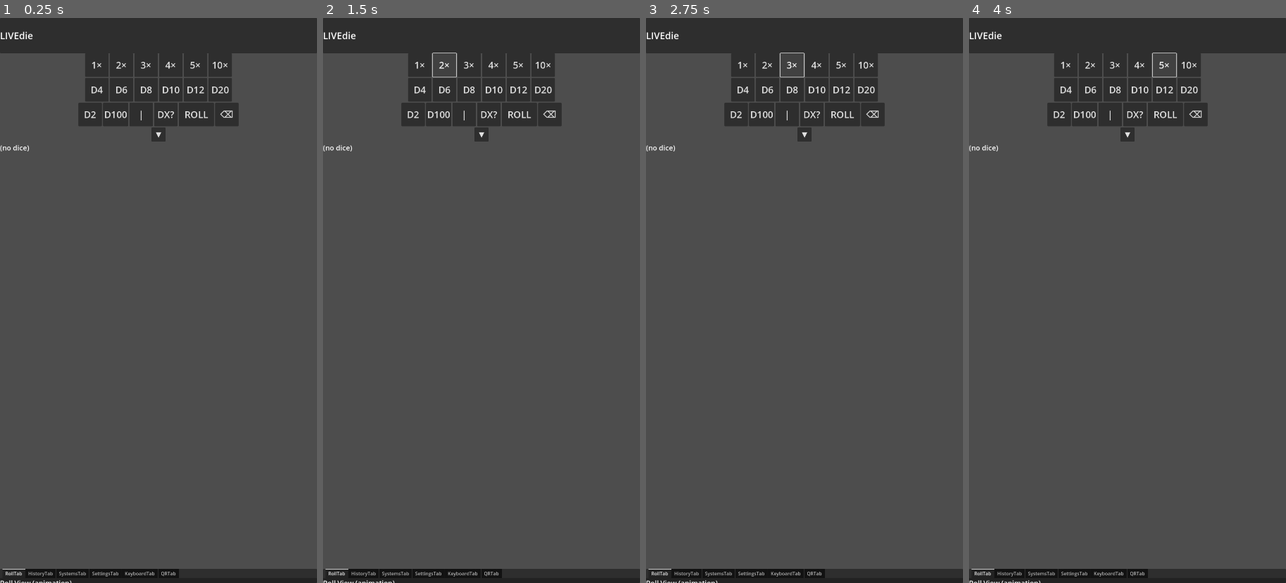
Above: before the commit, frames 1-4 (left to right).
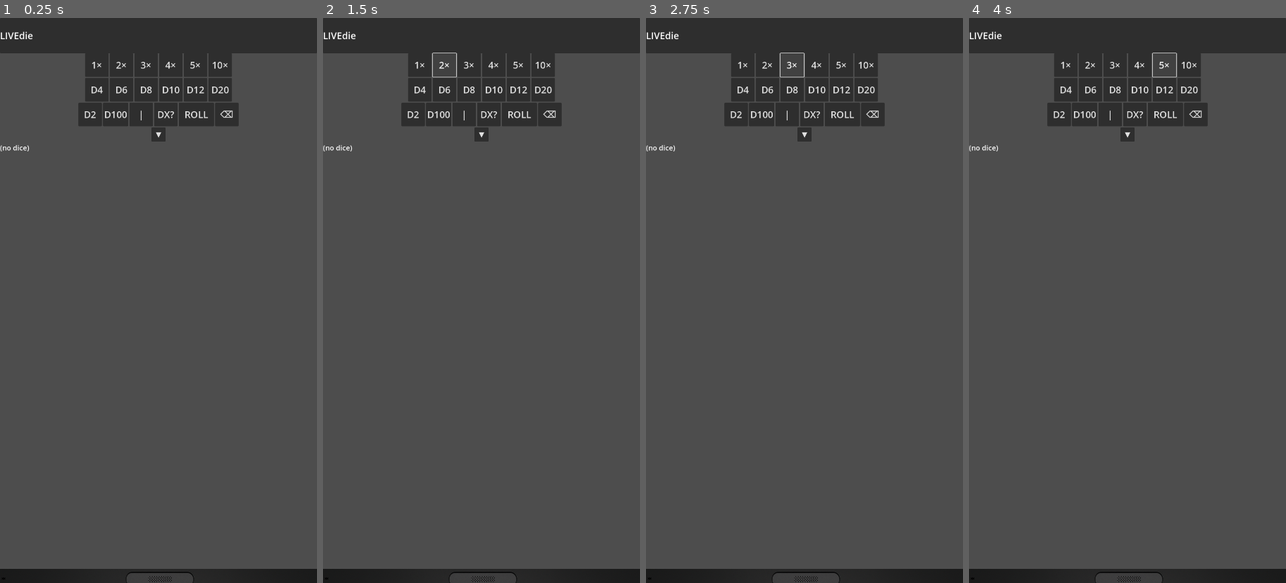
Above: after the commit, the same moments.

Repository: FromAriel/Experiments
Game: Godot game, scene res://scenes/MainUI.tscn
Same seed, same stepped clock (60 frames per second), same inputs: the game is played once before the commit and once after it.
Inputs:
- Up to frame 1 (0.25 s): no input
- Up to frame 2 (1.5 s): click "1×" at 0.5 s; click "2×" at 1.25 s
- Up to frame 3 (2.75 s): click "3×" at 2 s
- Up to frame 4 (4 s): click "4×" at 2.75 s; click "5×" at 3.5 s

The runs differ from the first frame. In frame 1, 0.5% of the frame differs, in the area x 0-100%, y 97-100%; in frame 2, 0.5%; in frame 3, 0.5%; in frame 4, 0.5%.

Commit message:
reworked  drawer layout
reworked  drawer layout

Diff:
--- a/LIVEdie/GOGOT/project.godot
+++ b/LIVEdie/GOGOT/project.godot
@@ -28,8 +28,7 @@
 
 window/size/viewport_width=1080
 window/size/viewport_height=1920
-window/size/window_width_override=1080
-window/size/window_height_override=1920
+window/size/mode=2
 window/stretch/mode="viewport"
 window/handheld/orientation=1
 
--- a/LIVEdie/GOGOT/scenes/KeyboardTab.tscn
+++ b/LIVEdie/GOGOT/scenes/KeyboardTab.tscn
@@ -18,6 +18,9 @@
 
 [node name="PageB" type="GridContainer" parent="."]
 layout_mode = 0
+offset_top = 30.13
+offset_right = 135.0
+offset_bottom = 53.13
 
 [node name="LabelB" type="Label" parent="PageB"]
 layout_mode = 2
--- a/LIVEdie/GOGOT/scenes/MainUI.tscn
+++ b/LIVEdie/GOGOT/scenes/MainUI.tscn
@@ -1,14 +1,15 @@
-[gd_scene load_steps=9 format=3 uid="uid://mainui"]
+[gd_scene load_steps=11 format=3 uid="uid://mainui"]
 
 [ext_resource type="PackedScene" uid="uid://rolltab" path="res://scenes/RollTab.tscn" id="1"]
 [ext_resource type="PackedScene" uid="uid://historytab" path="res://scenes/HistoryTab.tscn" id="2"]
 [ext_resource type="PackedScene" uid="uid://systemstab" path="res://scenes/SystemsTab.tscn" id="3"]
+[ext_resource type="Texture2D" uid="uid://brjasiytlfcd5" path="res://assets/images/20250712_1943_Textured Drag Handle_remix_01k00tj84rff8scebswqsdzvka.png" id="3_51wrm"]
 [ext_resource type="PackedScene" uid="uid://settingstab" path="res://scenes/SettingsTab.tscn" id="4"]
 [ext_resource type="PackedScene" uid="uid://keyboardtab" path="res://scenes/KeyboardTab.tscn" id="5"]
 [ext_resource type="PackedScene" uid="uid://qrtab" path="res://scenes/QRTab.tscn" id="6"]
 [ext_resource type="Script" uid="uid://bqmovjblayg38" path="res://scripts/DicePad.gd" id="7"]
 [ext_resource type="Script" uid="uid://bo5xejq322083" path="res://scripts/UIScalable.gd" id="8"]
-[ext_resource type="Texture2D" path="res://ui/chevron_updown.svg" id="9"]
+[ext_resource type="Texture2D" uid="uid://bommvo34bps3b" path="res://ui/chevron_updown.svg" id="9"]
 
 [node name="MainUI" type="Control"]
 custom_minimum_size = Vector2(1080, 1920)
@@ -230,58 +231,70 @@
 script = ExtResource("8")
 SC_base_size_IN = Vector2(0, 40)
 
-
-[node name="LowerPane" type="PanelContainer" parent="."]
+[node name="LowerPane" type="BoxContainer" parent="."]
 layout_mode = 0
 anchor_top = 1.0
 anchor_right = 1.0
 anchor_bottom = 1.0
-offset_top = -48.0
-
-[node name="DragHandle" type="Control" parent="LowerPane"]
-anchor_left = 0.0
-anchor_top = 0.0
-anchor_right = 1.0
-anchor_bottom = 0.0
-custom_minimum_size = Vector2(0, 48)
-mouse_filter = 1
-modulate = Color(0.8, 0.8, 0.8, 0.5)
+offset_top = -1920.0
+offset_right = 8.0
+offset_bottom = -861.0
+vertical = true
+
+[node name="DragHandle" type="TextureRect" parent="LowerPane"]
+custom_minimum_size = Vector2(1080, 1080)
+layout_mode = 2
+texture = ExtResource("3_51wrm")
+expand_mode = 1
+stretch_mode = 4
+flip_v = true
 
 [node name="Icon" type="TextureRect" parent="LowerPane/DragHandle"]
+custom_minimum_size = Vector2(24, 24)
+layout_mode = 1
+anchors_preset = 4
+anchor_top = 0.5
+anchor_bottom = 0.5
+offset_top = -519.33
+offset_right = 24.0
+offset_bottom = -495.33
+grow_vertical = 2
 texture = ExtResource("9")
-expand = true
-stretch_mode = 6
-
-[node name="TabHost" type="TabContainer" parent="LowerPane"]
-layout_mode = 2
-current_tab = 0
-offset_top = 48.0
-
-[node name="RollTab" parent="LowerPane/TabHost" instance=ExtResource("1")]
+
+[node name="TabHost" type="TabContainer" parent="LowerPane/DragHandle"]
+layout_mode = 0
+offset_top = 70.515
+offset_right = 1088.0
+offset_bottom = 1070.52
+tab_alignment = 1
+current_tab = 1
+clip_tabs = false
+
+[node name="RollTab             _" parent="LowerPane/DragHandle/TabHost" instance=ExtResource("1")]
+visible = false
 layout_mode = 2
 metadata/_tab_index = 0
 
-[node name="HistoryTab" parent="LowerPane/TabHost" instance=ExtResource("2")]
-visible = false
+[node name="HistoryTab          _" parent="LowerPane/DragHandle/TabHost" instance=ExtResource("2")]
 layout_mode = 2
 metadata/_tab_index = 1
 
-[node name="SystemsTab" parent="LowerPane/TabHost" instance=ExtResource("3")]
+[node name="SystemsTab          _" parent="LowerPane/DragHandle/TabHost" instance=ExtResource("3")]
 visible = false
 layout_mode = 2
 metadata/_tab_index = 2
 
-[node name="SettingsTab" parent="LowerPane/TabHost" instance=ExtResource("4")]
+[node name="SettingsTab          _" parent="LowerPane/DragHandle/TabHost" instance=ExtResource("4")]
 visible = false
 layout_mode = 2
 metadata/_tab_index = 3
 
-[node name="KeyboardTab" parent="LowerPane/TabHost" instance=ExtResource("5")]
+[node name="KeyboardTab         _" parent="LowerPane/DragHandle/TabHost" instance=ExtResource("5")]
 visible = false
 layout_mode = 2
 metadata/_tab_index = 4
 
-[node name="QRTab" parent="LowerPane/TabHost" instance=ExtResource("6")]
+[node name="QRTab               _" parent="LowerPane/DragHandle/TabHost" instance=ExtResource("6")]
 visible = false
 layout_mode = 2
 metadata/_tab_index = 5
--- a/LIVEdie/GOGOT/scripts/DrawerController.gd
+++ b/LIVEdie/GOGOT/scripts/DrawerController.gd
@@ -12,8 +12,8 @@
 ###############################################################
 extends Node
 
-@export var DC_drag_speed_IN: float = 300.0
-@export var DC_half_height_IN: int = 600
+@export var DC_drag_speed_IN: float = 350.0
+@export var DC_half_height_IN: int = 700
 @export var DC_closed_height_IN: int = 48
 
 @onready var DC_main_ui_SH: Control = get_node("/root/MainUI")
Binary file added: LIVEdie/GOGOT/assets/images/20250712_1943_Textured Drag Handle_remix_01k00tj84rff8scebswqsdzvka.png
Not shown, added: LIVEdie/GOGOT/assets/images/20250712_1943_Textured Drag Handle_remix_01k00tj84rff8scebswqsdzvka.png.import
